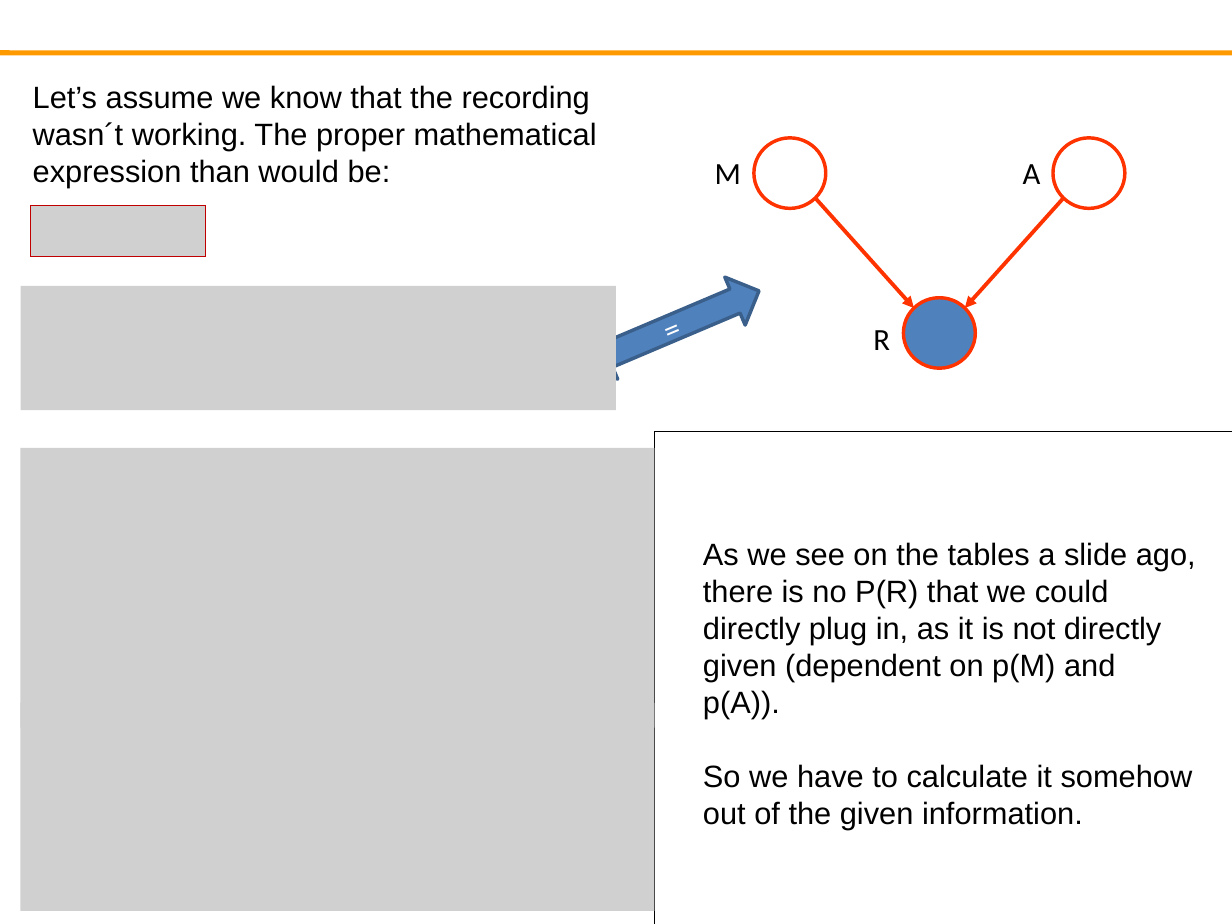
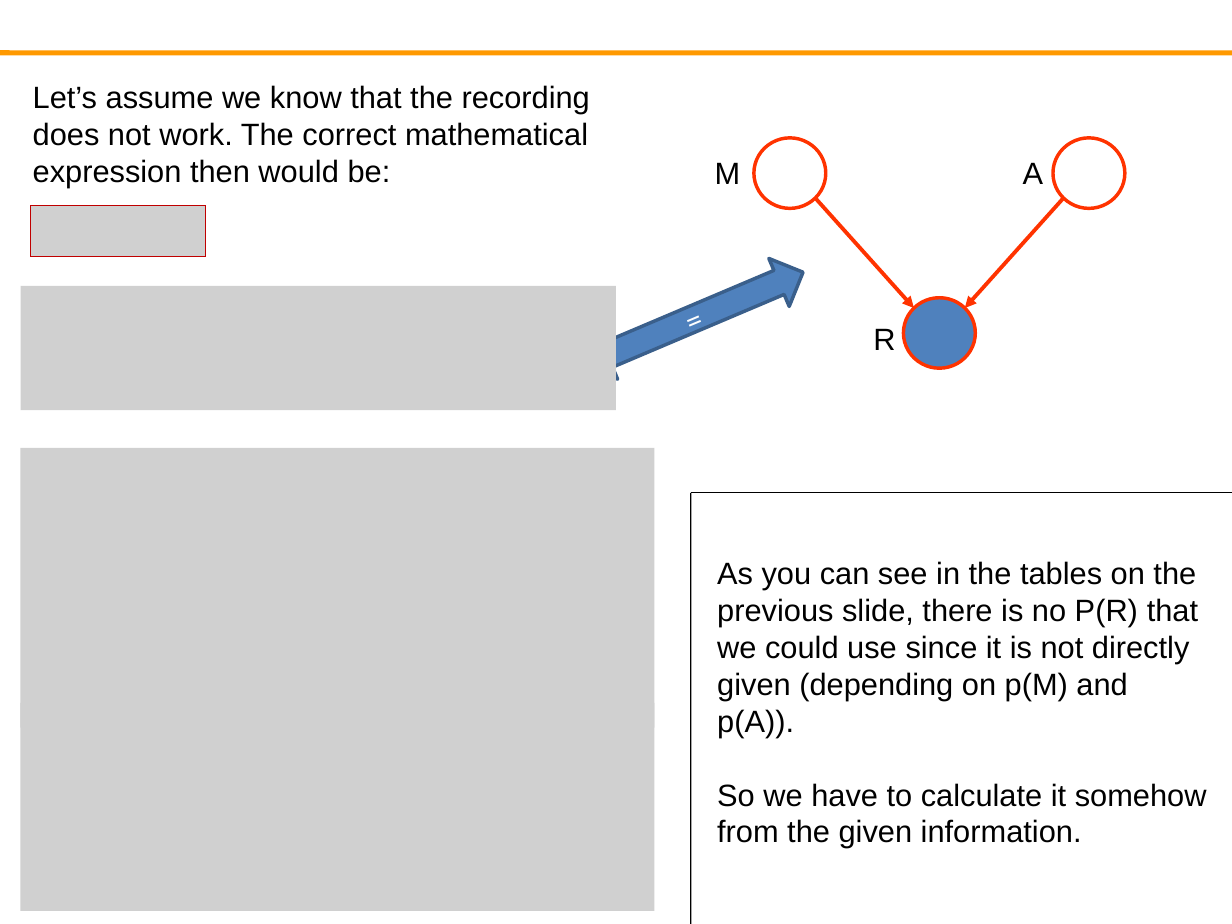
Before and after one commit to fabian9697/IANN_group30, a slide deck: slide 7 of Homework_Neuroinformatic/Assignment 1/Task12_Group30.pptx. Drawn at 1232x924 pixels with LibreOffice and Linux fonts; fonts in the diff are those of the drawing; grey boxes stand for pictures; background and template pictures are left out. Boxes give left, top, right and bottom in pixels: in the first picture for what was removed or moved away, otherwise in the second. Text is boxed around its words. In the diff, an @@ line names an element or a change of style, - is before the commit and + after.

```diff
--- a/Homework_Neuroinformatic/Assignment 1/Task12_Group30.pptx
+++ b/Homework_Neuroinformatic/Assignment 1/Task12_Group30.pptx
@@ text at (33,85,590,188): text changed @@
-Let’s assume we know that the recording wasn´t working. The proper mathematical expression than would be:
+Let’s assume we know that the recording does not work. The correct mathematical expression then would be:
@@ left right arrow "=": place and size @@
-left right arrow "=" at (574,267,770,389)
+left right arrow "=" at (574,249,814,390)
@@ font Calibri to Arial in 3 elements at (715,162,741,184), (1023,162,1044,184), (873,328,895,350) @@
@@ line moved from (654, 431) - (654, 924) to (691, 493) - (691, 924) @@
@@ line moved from (654, 431) - (1232, 431) to (691, 493) - (1232, 493) @@
@@ text at (717,561,1207,848): text changed @@
-As we see on the tables a slide ago, there is no P(R) that we could directly plug in, as it is not directly given (dependent on p(M) and p(A)).
-So we have to calculate it somehow out of the given information.
+As you can see in the tables on the previous slide, there is no P(R) that we could use since it is not directly given (depending on p(M) and p(A)).
+So we have to calculate it somehow from the given information.
```
Also in this commit, not shown: 11 other slides changed.
